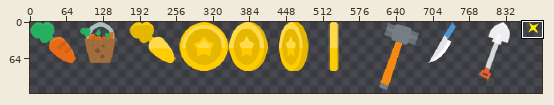
Two states of a sprite sheet, android/assets/game_objects/items.png. Above, an overview of the earlier version with the close-up marked.
Close-up. Before the commit:
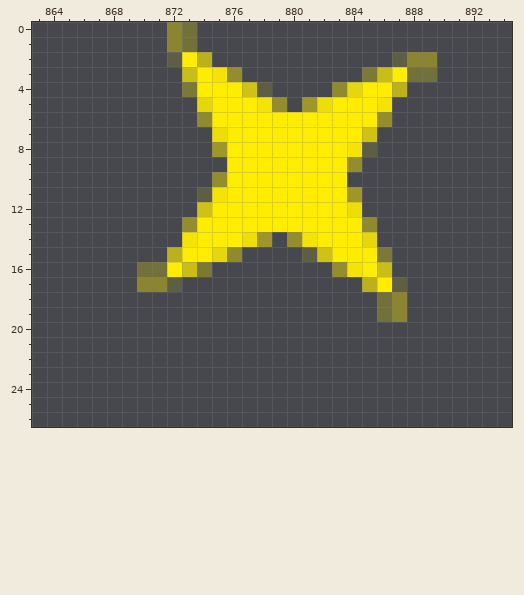
The file is 1024x128 pixels. Pixels under 10% opacity are left out. Colours within 5 levels of each other are drawn and written as one. Shown: x 863..894, y 0..26. The wide view leaves out empty margins.
And afterwards:
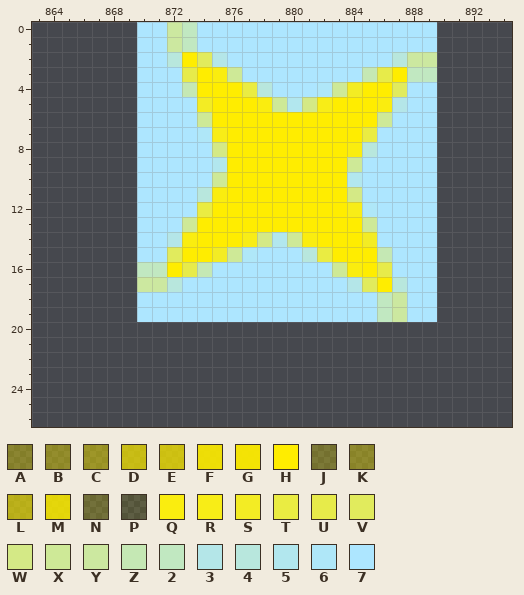
Palette (. is transparent): A #ffec005f  B #ffec006c  C #ffec0079  D #ffed00b5  E #ffed00bd  F #ffed00e8  G #ffed00f0  H #ffed00  J #ffee004b  K #ffee0066  L #ffee00a2  M #ffee00db  N #ffef003e  P #fff00021  Q #faed0f  R #f8ed17  S #f3ec24  T #eaec42  U #e7eb4a  V #e1eb5d  W #d4e986  X #cee997  Y #cce8a0  Z #c5e8b4  2 #c1e8c1  3 #b4e6e8  4 #b8e7dd  5 #b2e7ee  6 #afe7f8  7 #ade6ff
Change:
@@ x 863..894 @@
- 0 .........AN.....................
- 1 .........AN.....................
- 2 .........PHL............PAA.....
- 3 ..........DHGB........JDHNN.....
- 4 ..........JHHHEP....KMHHL.......
- 5 ...........MHHHGB.CFHHHG........
- 6 ...........KHHHHHHHHHHHB........
- 7 ............FHHHHHHHHHE.........
- 8 ............CHHHHHHHHGP.........
- 9 .............HHHHHHHHB..........
-10 ............BHHHHHHHH...........
-11 ...........PGHHHHHHHHC..........
-12 ...........EHHHHHHHHHF..........
-13 ..........BHHHHHHHHHHHK.........
-14 ..........GHHHFC.BGHHHM.........
-15 .........LHHMK....PEHHHJ........
-16 .......NNHDJ........BGHD........
-17 .......AAP............LHP.......
-18 .......................NA.......
-19 .......................NA.......
+ 0 .......77Y27777777777777777.....
+ 1 .......77Y27777777777777777.....
+ 2 .......774HV3777777777774YY.....
+ 3 .......777UHQX77777777ZUH22.....
+ 4 .......777ZHHHT47776XSHHV77.....
+ 5 .......7777SHHHQX5WRHHHQ377.....
+ 6 .......7777XHHHHHHHHHHHX777.....
+ 7 .......77776RHHHHHHHHHT7777.....
+ 8 .......77777WHHHHHHHHQ47777.....
+ 9 .......777775HHHHHHHHX77777.....
+10 .......77777XHHHHHHHH577777.....
+11 .......77774QHHHHHHHHW77777.....
+12 .......7777THHHHHHHHHR67777.....
+13 .......777XHHHHHHHHHHHX7777.....
+14 .......773QHHHRW5XQHHHS7777.....
+15 .......77VHHSX67774THHHZ777.....
+16 .......22HUZ77777777XQHU777.....
+17 .......YY4777777777773VH477.....
+18 .......77777777777777772Y77.....
+19 .......77777777777777772Y77.....
 20 ................................
